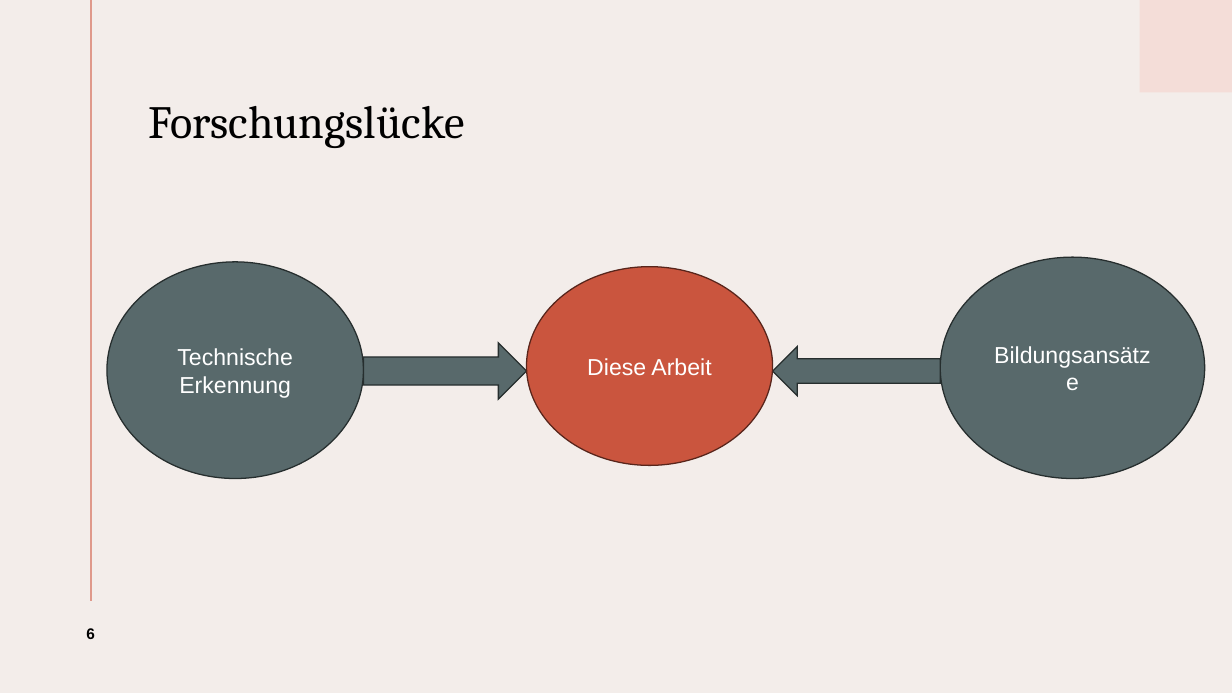
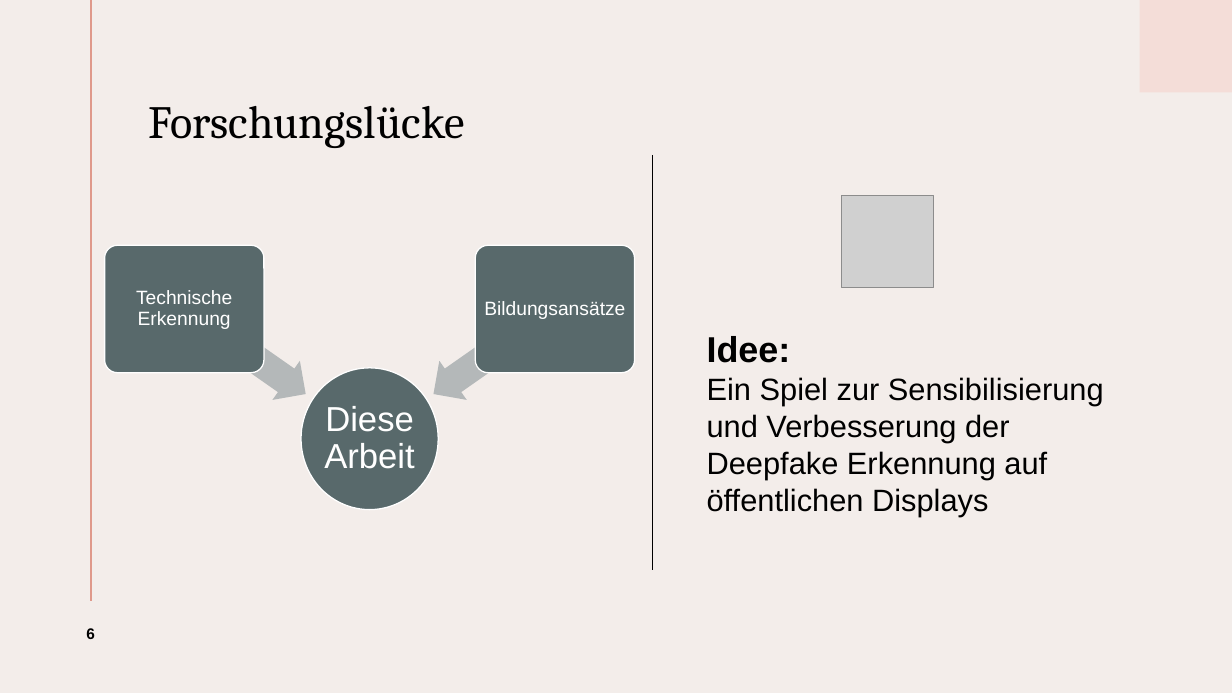
Before and after one commit to ToniHantschmann/deepfake_detector, a slide deck: slide 6 of presentation/presentation.pptx. Drawn at 1232x693 pixels with LibreOffice and Linux fonts; fonts in the diff are those of the drawing; grey boxes stand for pictures. Boxes give left, top, right and bottom in pixels: in the first picture for what was removed or moved away, otherwise in the second. Text is boxed around its words. In the diff, an @@ line names an element or a change of style, - is before the commit and + after.

Commit message:
updated presentation

```diff
--- a/presentation/presentation.pptx
+++ b/presentation/presentation.pptx
@@ line added from (653, 155) to (653, 570), #000000 0.5 pt @@
@@ picture added at bbox=[841, 195, 933, 287] @@
@@ text "Technische Erkennung": place and size @@
-text "Technische Erkennung" at bbox=[107, 262, 364, 478]
+text "Technische Erkennung" at bbox=[136, 290, 232, 329]
@@ text "Technische Erkennung" at bbox=[136, 290, 232, 329]: size 18 to 15 pt; line spacing 1 to 0.9; more space between paragraphs; fill #58696B to none; outline #272E2F 1 pt to none @@
@@ group added at bbox=[104, 245, 634, 509]: 2 left arrows, 2 rounded rectangles, 1 ellipse @@
@@ text "Bildungsansätze" at bbox=[484, 301, 625, 319]: size 18 to 15 pt; line spacing 1 to 0.9; more space between paragraphs; fill #58696B to none; outline #272E2F 1 pt to none @@
@@ text "Bildungsansätze": place and size @@
-text "Bildungsansätze" at bbox=[941, 257, 1205, 479]
+text "Bildungsansätze" at bbox=[484, 301, 625, 319]
@@ right arrow removed at bbox=[363, 343, 526, 399] @@
@@ text added at bbox=[707, 336, 1104, 516], 24 pt, text #000000 @@
+Idee:
+Ein Spiel zur Sensibilisierung und Verbesserung der Deepfake Erkennung auf öffentlichen Displays
@@ left arrow removed at bbox=[773, 347, 940, 396] @@
@@ text "Diese Arbeit": place and size @@
-text "Diese Arbeit" at bbox=[527, 267, 773, 466]
+text "Diese Arbeit" at bbox=[324, 406, 414, 469]
@@ text "Diese Arbeit" at bbox=[324, 406, 414, 469]: size 18 to 27 pt; line spacing 1 to 0.9; more space between paragraphs; fill #CA553E to none; outline #59251B 1 pt to none @@
```
Also in this commit, not shown: 6 other slides changed, 9 slides added, 1 slide removed.
